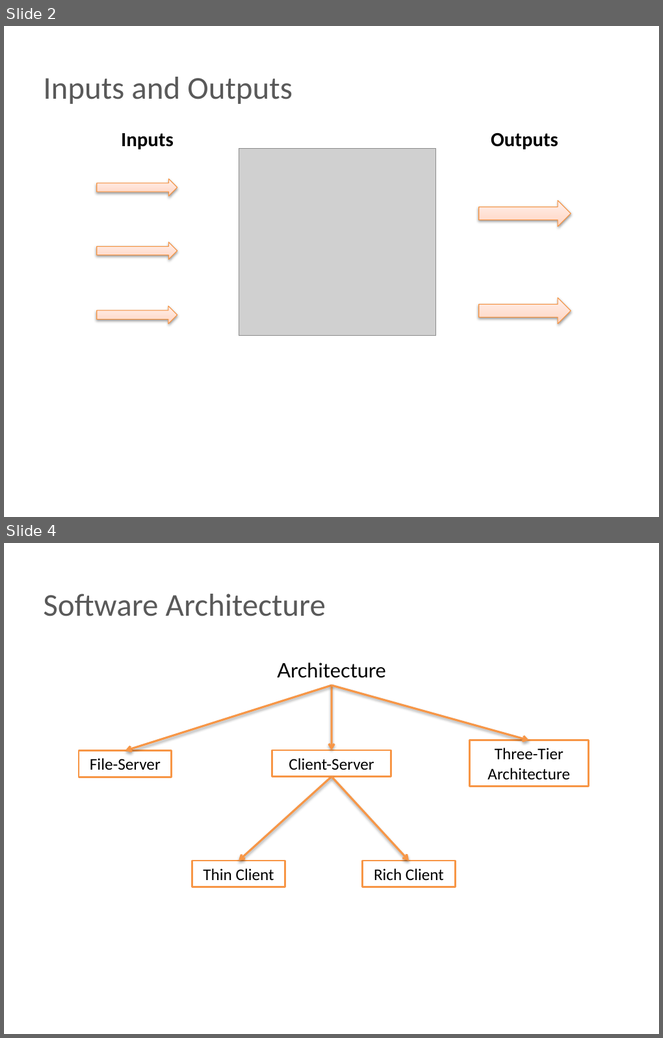
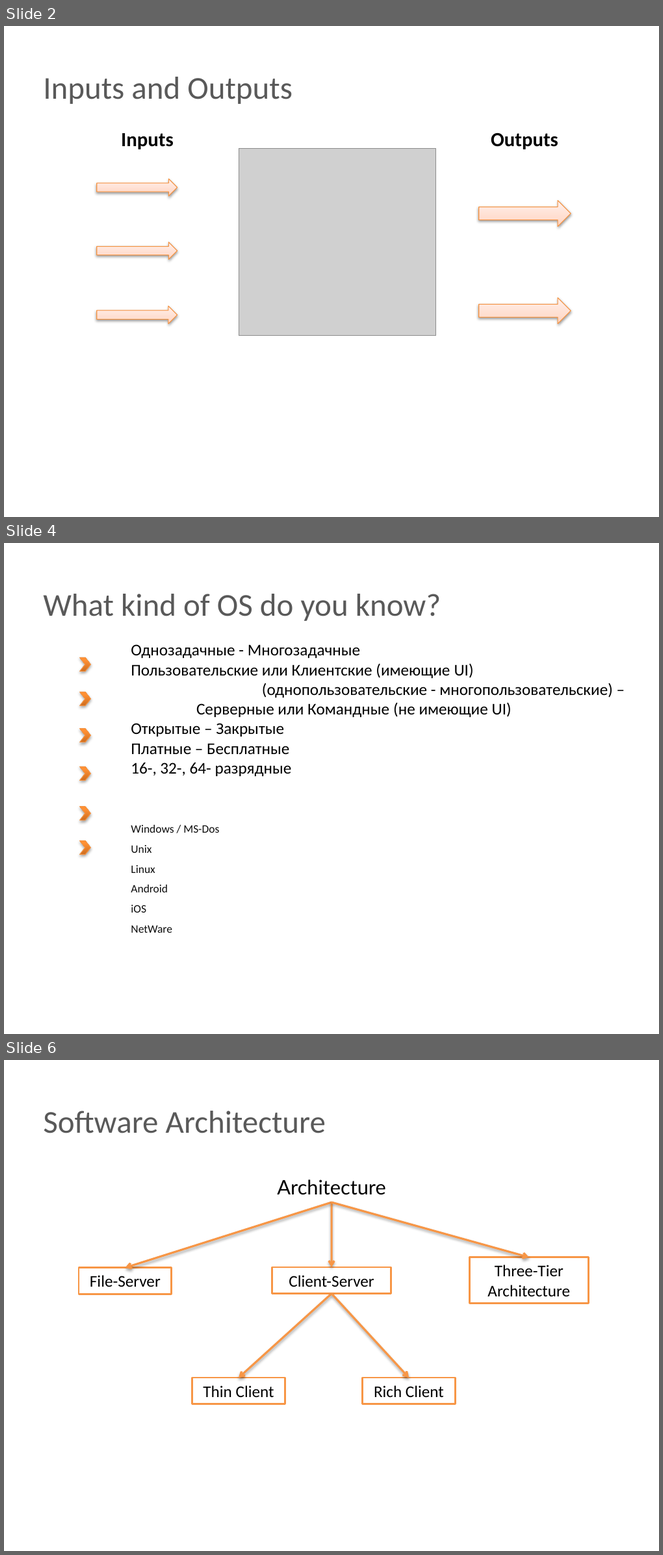
Before and after one commit to BigRacer/swtesting, a slide deck: 1.Introduction_part2/Introduction.pptx. Shown one above the other, each under a label of ours: slides 2 and 4 before the commit, slides 2, 4 and 6 after it; the slides between them are not shown. The pictures are 663x1038 and 663x1555 pixels, drawn with LibreOffice and Linux fonts; fonts in the diff are those of the drawing; grey boxes stand for pictures; background and template pictures are left out. Boxes give left, top, right and bottom in pixels: in the first picture for what was removed or moved away, otherwise in the second. Text is boxed around its words. In the diff, an @@ line names an element or a change of style, - is before the commit and + after.

```diff
--- a/1.Introduction_part2/Introduction.pptx
+++ b/1.Introduction_part2/Introduction.pptx
@@ slide 4 added at <box>4,543,659,1034</box>, background picture (left out) @@
@@ text added at <box>43,594,441,621</box>, 35 pt, text #595959 @@
+What kind of OS do you know?
@@ chevron added at <box>80,657,91,672</box>, fill gradient #CC6E20 to #FF9034 to #FF9136, outline #F69240 0.75 pt @@
@@ text added at <box>131,644,613,776</box>, 18 pt, text #000000 @@
+Однозадачные - Многозадачные
+Пользовательские или Клиентские (имеющие UI)
+(однопользовательские - многопользовательские) –
+Серверные или Командные (не имеющие UI)
+Открытые – Закрытые
+Платные – Бесплатные
+16-, 32-, 64- разрядные
@@ chevron added at <box>80,693,91,706</box>, fill gradient #CC6E20 to #FF9034 to #FF9136, outline #F69240 0.75 pt @@
@@ chevron added at <box>80,728,91,742</box>, fill gradient #CC6E20 to #FF9034 to #FF9136, outline #F69240 0.75 pt @@
@@ chevron added at <box>80,767,91,781</box>, fill gradient #CC6E20 to #FF9034 to #FF9136, outline #F69240 0.75 pt @@
@@ chevron added at <box>80,806,91,820</box>, fill gradient #CC6E20 to #FF9034 to #FF9136, outline #F69240 0.75 pt @@
@@ text added at <box>131,825,219,933</box>, 12.5 pt, text #0D0D0D @@
+Windows / MS-Dos
+Unix
+Linux
+Android
+iOS
+NetWare
@@ chevron added at <box>80,841,91,855</box>, fill gradient #CC6E20 to #FF9034 to #FF9136, outline #F69240 0.75 pt @@
@@ what was slide 4 is now slide 6 @@
```
Also in this commit, not shown: 1 slide changed, 1 other slide added, 3 other files.
